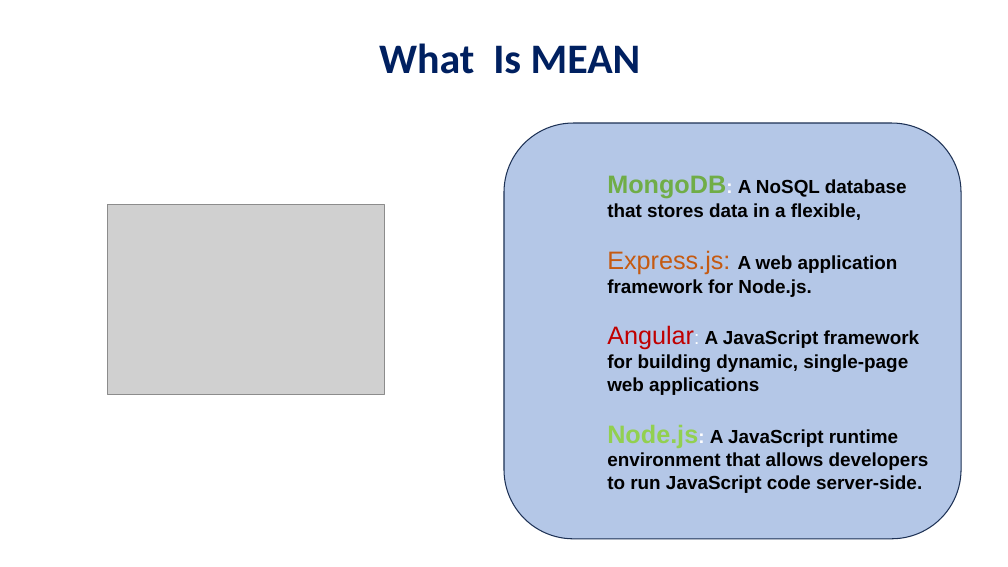
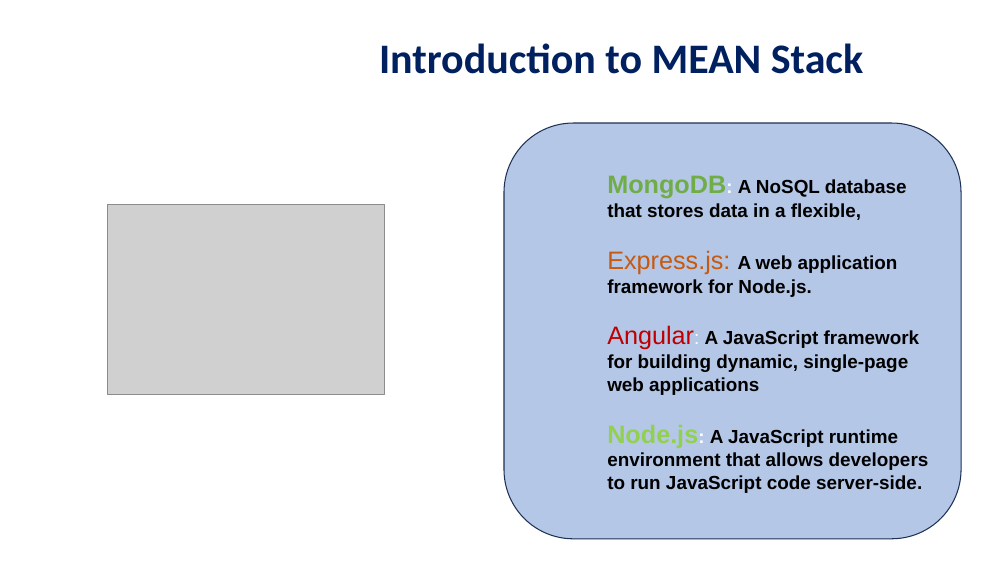
Before and after one commit to AitrichAcademyMeanStack/personal-finance-manager-workshop-ppts, a slide deck: slide 2 of WORKSHOP_INTRO/mean-finance-manager-workshop-intro.pptx. Drawn at 1008x567 pixels with LibreOffice and Linux fonts; fonts in the diff are those of the drawing; grey boxes stand for pictures. Boxes give left, top, right and bottom in pixels: in the first picture for what was removed or moved away, otherwise in the second. Text is boxed around its words. In the diff, an @@ line names an element or a change of style, - is before the commit and + after.

Commit message:
MEAN Stack conclusion presentation added and made some changes in other presentations

```diff
--- a/WORKSHOP_INTRO/mean-finance-manager-workshop-intro.pptx
+++ b/WORKSHOP_INTRO/mean-finance-manager-workshop-intro.pptx
@@ text at <box>379,43,863,74</box>: text changed @@
-What Is MEAN
+Introduction to MEAN Stack
```
Also in this commit, not shown: 2 other slides changed, 4 slides added, 4 slides removed, 4 other files.
